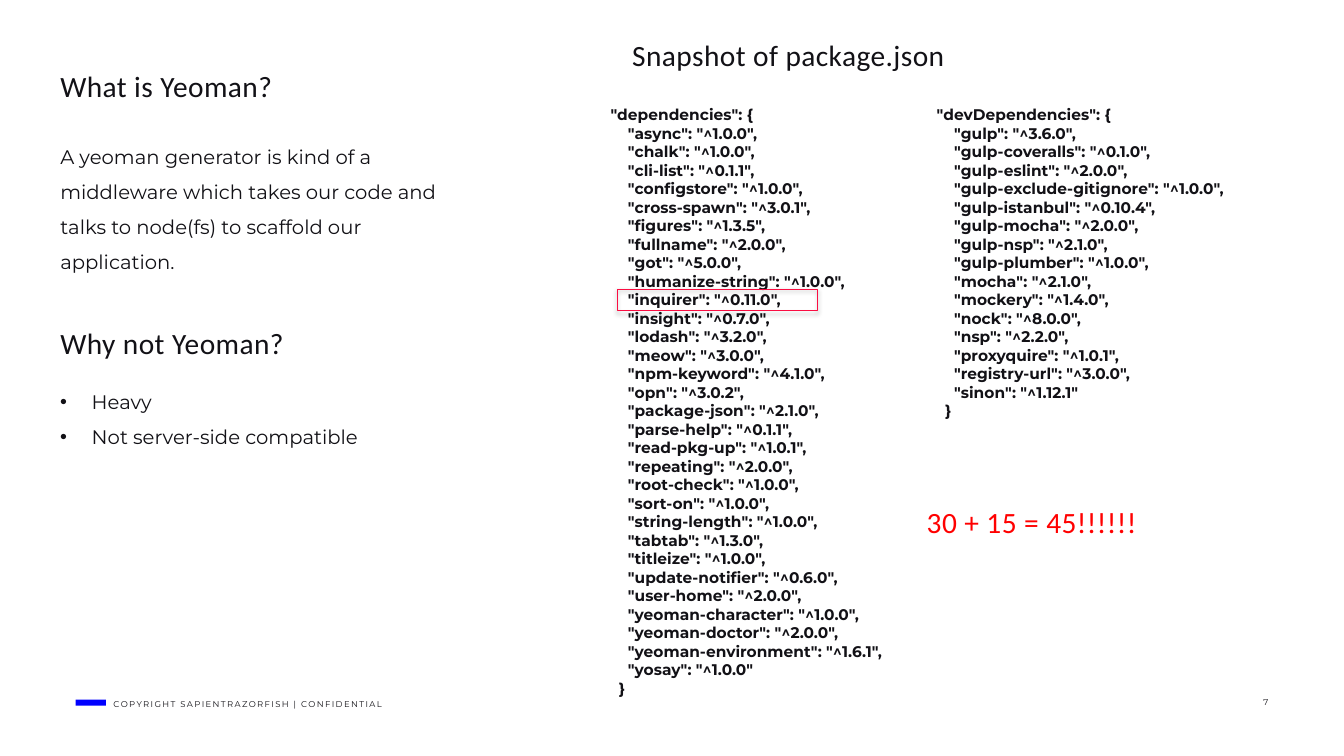
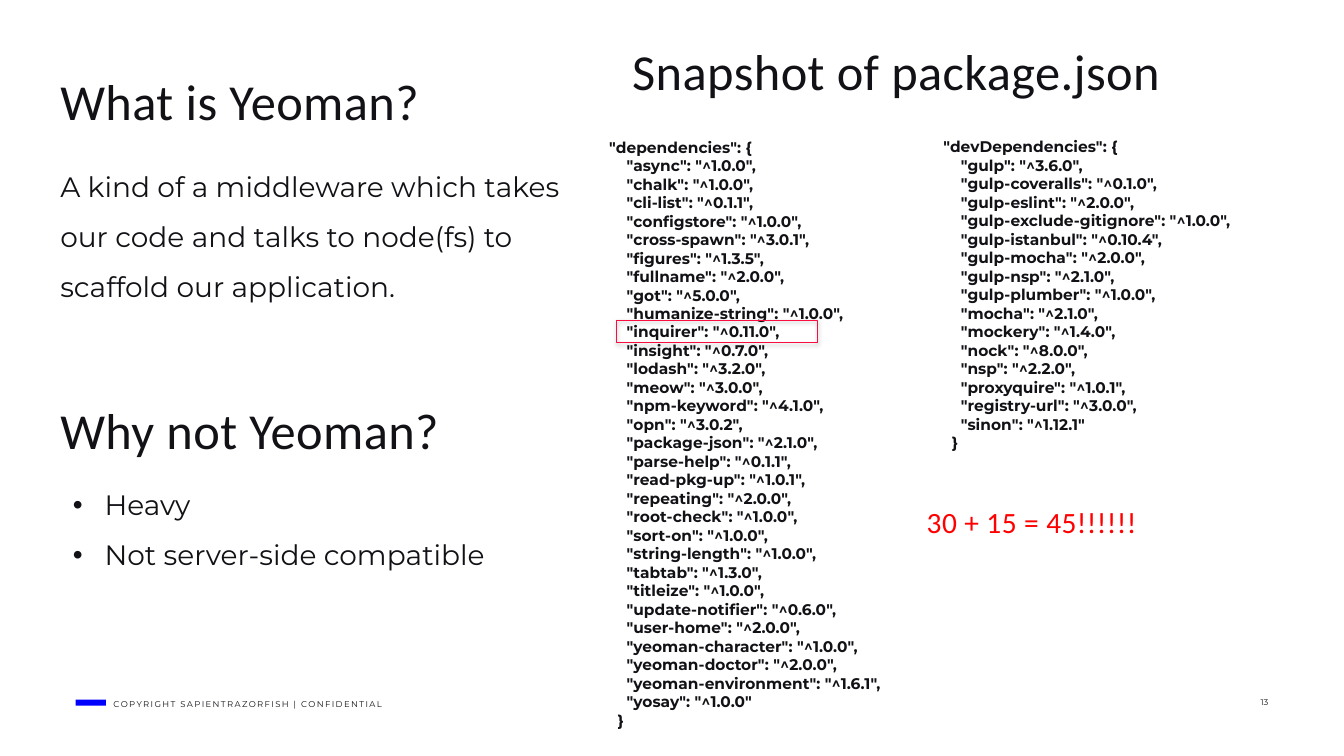
Before and after one commit to dalalayan1/shell-generator, a slide deck: slide 13 of generators.pptx (slide 7 before the commit). Drawn at 1344x756 pixels with LibreOffice and Linux fonts; fonts in the diff are those of the drawing. Boxes give left, top, right and bottom in pixels: in the first picture for what was removed or moved away, otherwise in the second. Text is boxed around its words. In the diff, an @@ line names an element or a change of style, - is before the commit and + after.

Commit message:
updated ppt

```diff
--- a/generators.pptx
+++ b/generators.pptx
@@ text ""dependencies": {": place and size @@
-text ""dependencies": {" at bbox=[611, 108, 882, 678]
+text ""dependencies": {" at bbox=[609, 141, 881, 710]
@@ text ""devDependencies": {": place and size @@
-text ""devDependencies": {" at bbox=[937, 108, 1224, 398]
+text ""devDependencies": {" at bbox=[943, 140, 1231, 430]
@@ text at bbox=[60, 176, 559, 303]: text changed; size 14 to 20 pt @@
-A yeoman generator is kind of a middleware which takes our code and talks to node(fs) to scaffold our application.
+A kind of a middleware which takes our code and talks to node(fs) to scaffold our application.
@@ rectangle: place and size @@
-rectangle at bbox=[617, 289, 818, 312]
+rectangle at bbox=[617, 321, 818, 343]
@@ size 21 to 36 pt in 3 elements at bbox=[632, 55, 1159, 99], bbox=[60, 85, 418, 121], bbox=[60, 414, 438, 457] @@
@@ text "Why not Yeoman?": place and size @@
-text "Why not Yeoman?" at bbox=[60, 333, 284, 359]
+text "Why not Yeoman?" at bbox=[60, 414, 438, 457]
@@ text "Heavy": place and size @@
-text "Heavy" at bbox=[92, 395, 358, 448]
+text "Heavy" at bbox=[105, 495, 485, 571]
@@ text "Heavy" at bbox=[105, 495, 485, 571]: size 14 to 20 pt @@
@@ page number at bbox=[1261, 699, 1269, 705]: text changed @@
-7
+13
```
Also in this commit, not shown: 5 other slides changed, 7 slides added, 1 slide removed.
